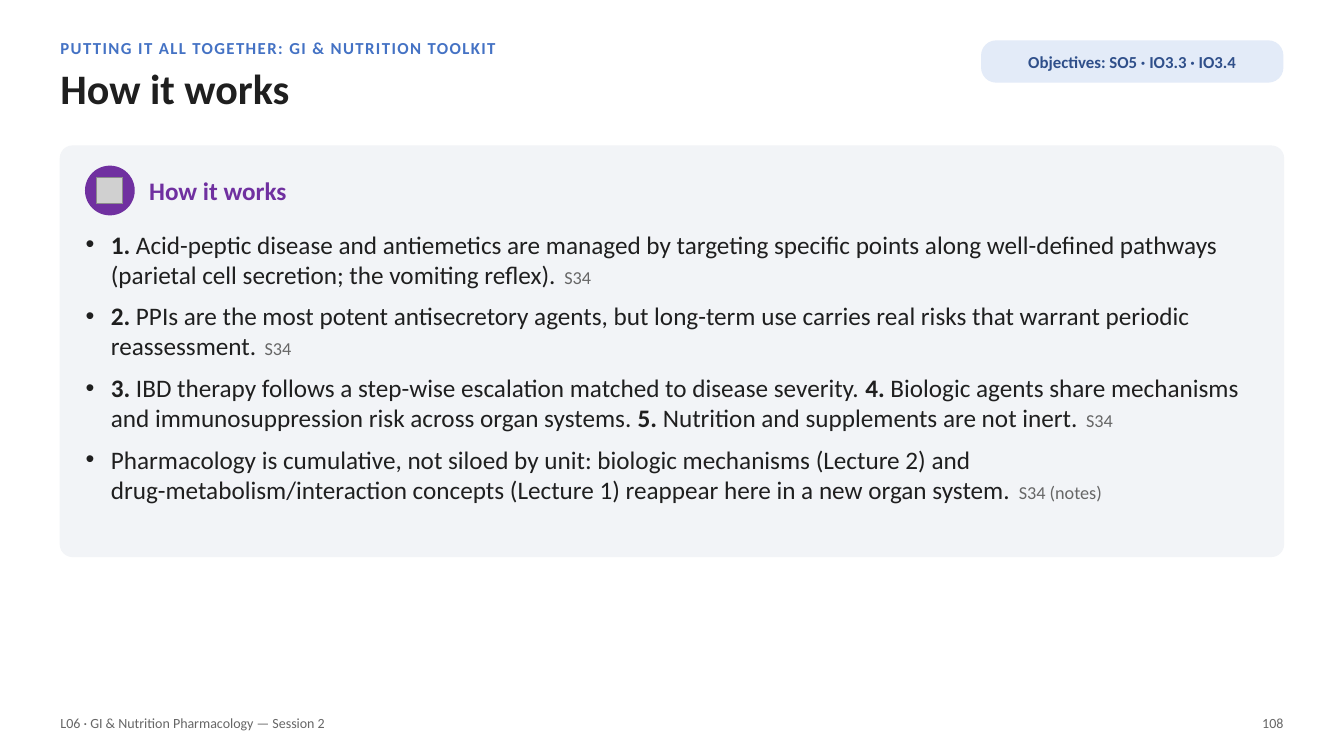
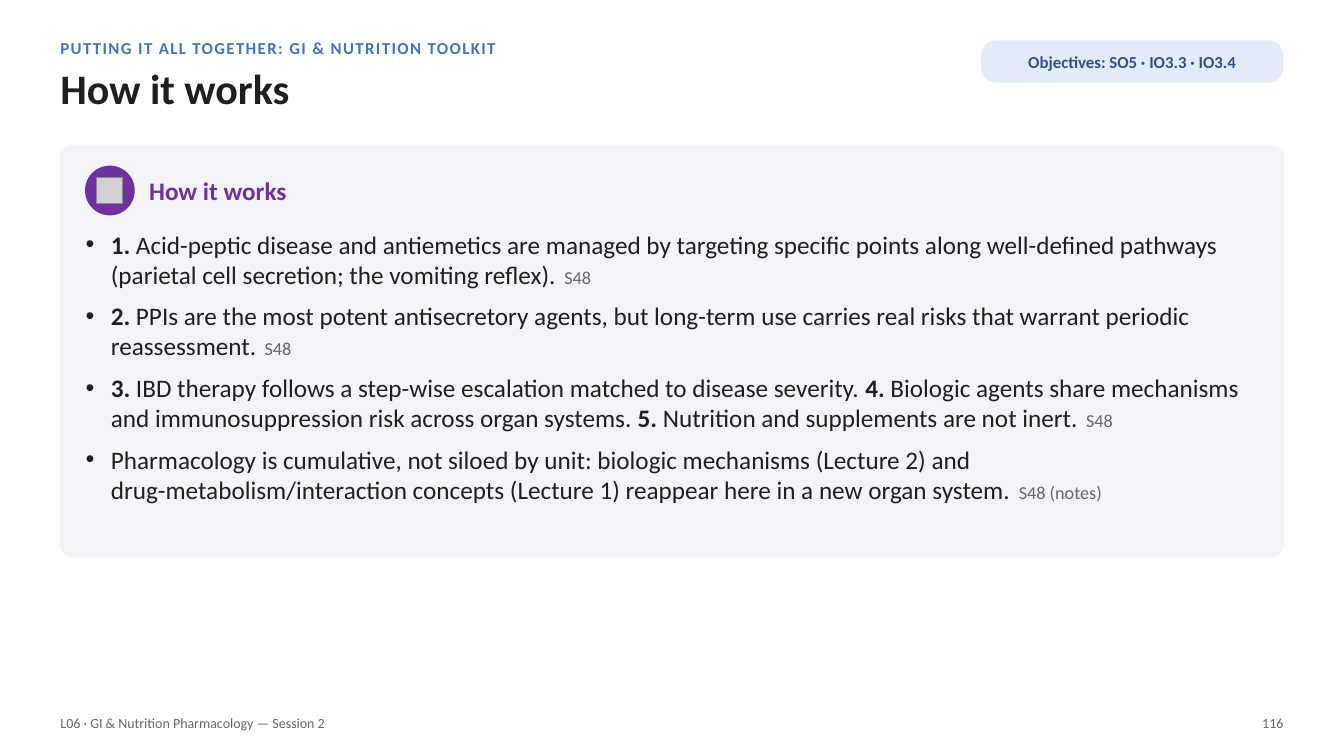
Before and after one commit to bishwokrit/DPAS-Pharm, a slide deck: slide 116 of outputs/L06/L06_Unit_3_GI_Nutrition_Session_2_study_deck.pptx (slide 108 before the commit). Drawn at 1344x756 pixels with LibreOffice and Linux fonts; fonts in the diff are those of the drawing; grey boxes stand for pictures. Boxes give left, top, right and bottom in pixels: in the first picture for what was removed or moved away, otherwise in the second. Text is boxed around its words. In the diff, an @@ line names an element or a change of style, - is before the commit and + after.

```diff
--- a/outputs/L06/L06_Unit_3_GI_Nutrition_Session_2_study_deck.pptx
+++ b/outputs/L06/L06_Unit_3_GI_Nutrition_Session_2_study_deck.pptx
@@ text at <box>111,236,1238,504</box>: text changed @@
-• 1. Acid-peptic disease and antiemetics are managed by targeting specific points along well-defined pathways (parietal cell secretion; the vomiting reflex). S34
-• 2. PPIs are the most potent antisecretory agents, but long-term use carries real risks that warrant periodic reassessment. S34
-• 3. IBD therapy follows a step-wise escalation matched to disease severity. 4. Biologic agents share mechanisms and immunosuppression risk across organ systems. 5. Nutrition and supplements are not inert. S34
-• Pharmacology is cumulative, not siloed by unit: biologic mechanisms (Lecture 2) and drug-metabolism/interaction concepts (Lecture 1) reappear here in a new organ system. S34 (notes)
+• 1. Acid-peptic disease and antiemetics are managed by targeting specific points along well-defined pathways (parietal cell secretion; the vomiting reflex). S48
+• 2. PPIs are the most potent antisecretory agents, but long-term use carries real risks that warrant periodic reassessment. S48
+• 3. IBD therapy follows a step-wise escalation matched to disease severity. 4. Biologic agents share mechanisms and immunosuppression risk across organ systems. 5. Nutrition and supplements are not inert. S48
+• Pharmacology is cumulative, not siloed by unit: biologic mechanisms (Lecture 2) and drug-metabolism/interaction concepts (Lecture 1) reappear here in a new organ system. S48 (notes)
@@ text at <box>1262,718,1283,728</box>: text changed @@
-108
+116
```
Also in this commit, not shown: 107 other slides changed, 10 slides added, 35 other files.
